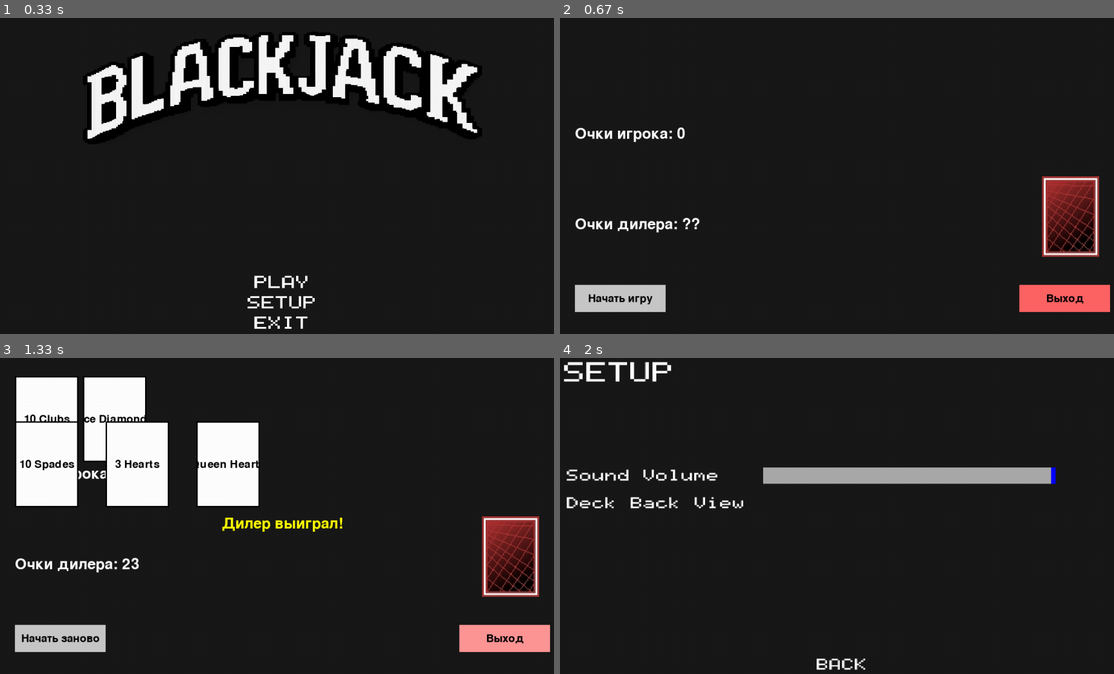
Above: before the commit, frames 1-4 (two rows, left to right).
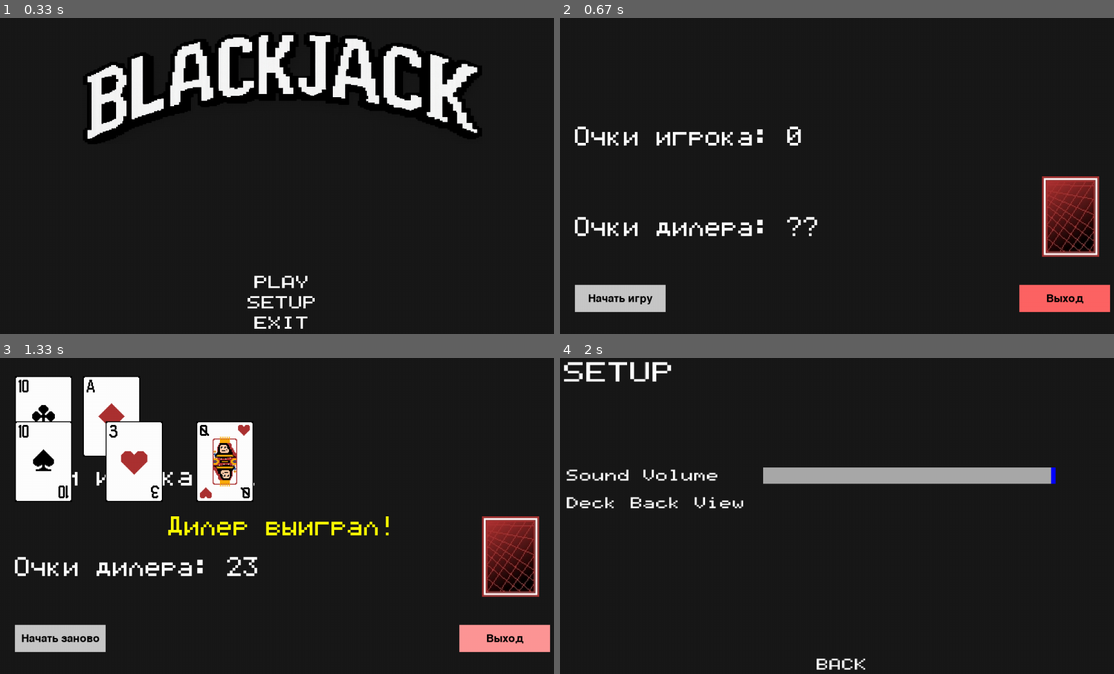
Above: after the commit, the same moments.

Repository: sureock/Pygame-Blackjack
Game: pygame game, started from blackjack/screen.py
Two runs of this game, one before a commit and one after it. Both use one fixed random seed, a clock stepped at 60 frames per second and the inputs below.
Inputs (mouse positions are in pixels of both pictures, inside the frame that each line leads up to):
- Up to frame 1 (0.33 s): no input
- Up to frame 2 (0.67 s): press the mouse at (842, 283) at 0.37 s; move the mouse to (753, 267) at 0.47 s; release the mouse at (659, 251) at 0.6 s
- Up to frame 3 (1.33 s): click "Начать игру" at 0.72 s; press the mouse at (282, 658) at 1.03 s; move the mouse to (393, 648) at 1.13 s; release the mouse at (504, 639) at 1.27 s
- Up to frame 4 (2 s): press the mouse at (1064, 639) at 1.37 s; move the mouse to (886, 629) at 1.47 s; release the mouse at (715, 620) at 1.6 s; press the mouse at (842, 645) at 1.7 s; move the mouse to (759, 604) at 1.8 s; release the mouse at (681, 566) at 1.93 s

Frame 1 is identical in both runs. In frame 2, 2.0% of the frame differs, in the area x 2-47%, y 34-70%; in frame 3, 6.6%, in the area x 2-71%, y 5-70%; in frame 4, nothing differs.

Commit message:
загрузка карт из папок

Diff:
--- a/blackjack/deck.py
+++ b/blackjack/deck.py
@@ -29,7 +29,7 @@
         card = 'N'
         while card == 'N':
             card = random.choice(self.cards)
-            suits = ['Spades', 'Hearts', 'Diamonds', 'Clubs']
+            suits = ['spades', 'hearts', 'diamonds', 'clubs']
             values = [('2', 2),
                       ('3', 3),
                       ('4', 4),
@@ -39,10 +39,10 @@
                       ('8', 8),
                       ('9', 9),
                       ('10', 10),
-                      ('Jack', 10),
-                      ('Queen', 10),
-                      ('King', 10),
-                      ('Ace', 11)
+                      ('J', 10),
+                      ('Q', 10),
+                      ('K', 10),
+                      ('A', 11)
                       ]
 
         self.cards[card] = 'N'
--- a/blackjack/game.py
+++ b/blackjack/game.py
@@ -1,17 +1,16 @@
 import pygame
 from deck import deck52
-import utils
-
-# import menu
+from utils import CardAnimation, calculate_score, card_load
+
 clock = pygame.time.Clock()
 fps = 60
 white = (255, 255, 255)
 gray = (25, 25, 25)
-image = pygame.image.load('1.jpg')
-scale_factor = 2
-scaled_image = pygame.transform.scale_by(image, scale_factor)
+razmer_def = (63, 89)
 deck_image = pygame.image.load('deck1.jpg')
-scaled_deck = pygame.transform.scale_by(deck_image, scale_factor)
+scaled_deck = pygame.transform.scale_by(deck_image, 2)
+# загрузка карт
+cards = card_load()
 
 
 class Button:
@@ -45,46 +44,6 @@
         return self.rect.collidepoint(mouse_pos) and clicked
 
 
-def calculate_score(hand):
-    total = 0
-    aces = 0
-
-    for suit, rank, value in hand:
-        if rank == "Ace":
-            aces += 1
-            total += 1
-        else:
-            total += value
-
-    if aces > 0 and total + 10 <= 21:
-        total += 10
-
-    return total
-
-
-# Класс для анимации карты
-class CardAnimation:
-    def __init__(self, card_data, target_pos, start_pos=None, speed=9000):
-        self.suit = card_data[0]
-        self.rank = card_data[1]
-        self.value = card_data[2]
-        self.target_pos = target_pos
-        self.start_pos = start_pos if start_pos else [0, 0]
-        self.current_pos = list(self.start_pos)
-        self.speed = speed
-        self.reached = False
-        self.card_text = f"{self.rank} {self.suit}"
-
-    def update(self, dt):
-        if not self.reached:
-            self.current_pos, self.reached = utils.move_image(
-                self.current_pos,
-                self.target_pos,
-                self.speed * dt
-            )
-        return self.reached
-
-
 def start():
     pygame.init()
     screen = pygame.display.set_mode((0, 0), pygame.FULLSCREEN)
@@ -125,15 +84,15 @@
     start_again_button = Button(50, HEIGHT - 120, 200, 60, "Начать заново")
 
     # Шрифты
-    font = pygame.font.SysFont(None, 48)
-    card_font = pygame.font.SysFont(None, 36)
+    font = pygame.font.Font('font.otf', 30)
+    card_font = pygame.font.Font('font.otf', 15)
 
     running = True
     while running:
         dt = clock.tick(fps) / 1000
         mouse_pos = pygame.mouse.get_pos()
-        mouse_pressed = pygame.mouse.get_pressed()[0]
-        current_time = pygame.time.get_ticks()
+        # mouse_pressed = pygame.mouse.get_pressed()[0]
+        # current_time = pygame.time.get_ticks()
 
         for event in pygame.event.get():
             if event.type == pygame.QUIT:
@@ -304,17 +263,16 @@
         # Карты игрока (отрисовываем с анимацией)
         for i, anim in enumerate(player_card_animations):
             # Создаем поверхность для карты
-            card_surface = pygame.Surface((140, 190))
-            card_surface.fill((255, 255, 255))
-            pygame.draw.rect(card_surface, (0, 0, 0), (0, 0, 140, 190), 3)
-
-            # Текст карты
+            card_surface = pygame.Surface(razmer_def)
+            card_surface = pygame.transform.scale_by(card_surface, 2)
+            pygame.draw.rect(card_surface, (0, 0, 0), (0, 0, 126, 178), 2)
+
+            # изображение карты
             if i < len(player_hand):
                 suit, rank, value = player_hand[i]
-                card_text = f"{rank} {suit}"
-                text = card_font.render(card_text, True, (0, 0, 0))
-                text_rect = text.get_rect(center=(70, 95))
-                card_surface.blit(text, text_rect)
+                image = pygame.image.load(cards[(suit, rank)])
+                scaled_image = pygame.transform.scale_by(image, 2)
+                card_surface.blit(scaled_image, (0, 0))
 
             # Рисуем карту в текущей позиции анимации
             screen.blit(card_surface, anim.current_pos)
@@ -326,26 +284,21 @@
         # Карты дилера (отрисовываем с анимацией)
         for i, anim in enumerate(dealer_card_animations):
             # Создаем поверхность для карты
-            card_surface = pygame.Surface((140, 190))
+            card_surface = pygame.Surface(razmer_def)
+            card_surface = pygame.transform.scale_by(card_surface, 2)
 
             # Первая карта дилера скрыта до конца игры
             if i == 0 and not game_over and game_started:
-                card_surface.fill((200, 50, 50))  # Красный рубашкой
-                pygame.draw.rect(card_surface, (0, 0, 0), (0, 0, 140, 190), 3)
-                # Рисуем знак вопроса
-                text = card_font.render("?", True, (255, 255, 255))
-                text_rect = text.get_rect(center=(70, 95))
-                card_surface.blit(text, text_rect)
+                pygame.draw.rect(card_surface, (0, 0, 0), (0, 0, 126, 178), 2)
+                card_surface.blit(scaled_deck, (0, 0))
             else:
-                card_surface.fill((255, 255, 255))
-                pygame.draw.rect(card_surface, (0, 0, 0), (0, 0, 140, 190), 3)
+                pygame.draw.rect(card_surface, (0, 0, 0), (0, 0, 126, 178), 2)
 
                 if i < len(dealer_hand):
                     suit, rank, value = dealer_hand[i]
-                    card_text = f"{rank} {suit}"
-                    text = card_font.render(card_text, True, (0, 0, 0))
-                    text_rect = text.get_rect(center=(70, 95))
-                    card_surface.blit(text, text_rect)
+                    image = pygame.image.load(cards[(suit, rank)])
+                    scaled_image = pygame.transform.scale_by(image, 2)
+                    card_surface.blit(scaled_image, (0, 0))
 
             # Рисуем карту в текущей позиции анимации
             screen.blit(card_surface, anim.current_pos)
--- a/blackjack/utils.py
+++ b/blackjack/utils.py
@@ -1,5 +1,50 @@
 import pygame
 import math
+import os
+
+
+# здесь будет подгрузка карт из папок
+def card_load():
+    """Создание словаря{(масть, достоинство)->путь к изображению}
+
+    Returns:
+        dict
+    Raises:
+
+    """
+
+    cwd = os.getcwd()
+    suits = ['spades', 'hearts', 'diamonds', 'clubs']
+    cards = ['2', '3', '4', '5', '6', '7', '8', '9', '10', 'J', 'Q', 'K', 'A']
+    cards_suits = {}
+    for i in suits:
+        for j in cards:
+            path = os.path.join(cwd, 'blackjack', i, j + '.png')
+            cards_suits[(i, j)] = path
+    return cards_suits
+
+
+# Класс для анимации карты
+class CardAnimation:
+    def __init__(self, card_data, target_pos, start_pos=None, speed=9000):
+        self.suit = card_data[0]
+        self.rank = card_data[1]
+        self.value = card_data[2]
+        self.target_pos = target_pos
+        self.start_pos = start_pos if start_pos else [0, 0]
+        self.current_pos = list(self.start_pos)
+        self.speed = speed
+        self.reached = False
+        self.card_text = f"{self.rank} {self.suit}"
+
+    def update(self, dt):
+        if not self.reached:
+            self.current_pos, self.reached = move_image(
+                self.current_pos,
+                self.target_pos,
+                self.speed * dt
+            )
+        return self.reached
 
 
 def move_image(start_pos, target_pos, speed, current_pos=None):
@@ -36,6 +81,24 @@
         current_pos[1] += dy_normalized * speed
 
     return current_pos, False
+
+
+# расчет хрен знает чего
+def calculate_score(hand):
+    total = 0
+    aces = 0
+
+    for suit, rank, value in hand:
+        if rank == "Ace":
+            aces += 1
+            total += 1
+        else:
+            total += value
+
+    if aces > 0 and total + 10 <= 21:
+        total += 10
+
+    return total
 
 
 class Text:
Binary file removed: 1.jpg
Binary file removed: blackjack/10059132.jpg
Renamed: blackjack/clubs/12.png -> blackjack/clubs/A.png
Binary file removed: blackjack/clubs/base.png
Renamed: blackjack/diamonds/12.png -> blackjack/diamonds/A.png
Binary file removed: blackjack/diamonds/base.png
Renamed: blackjack/hearts/12.png -> blackjack/hearts/A.png
Binary file removed: blackjack/hearts/base.png
Renamed: blackjack/spades/12.png -> blackjack/spades/A.png
Binary file removed: blackjack/spades/base.png
